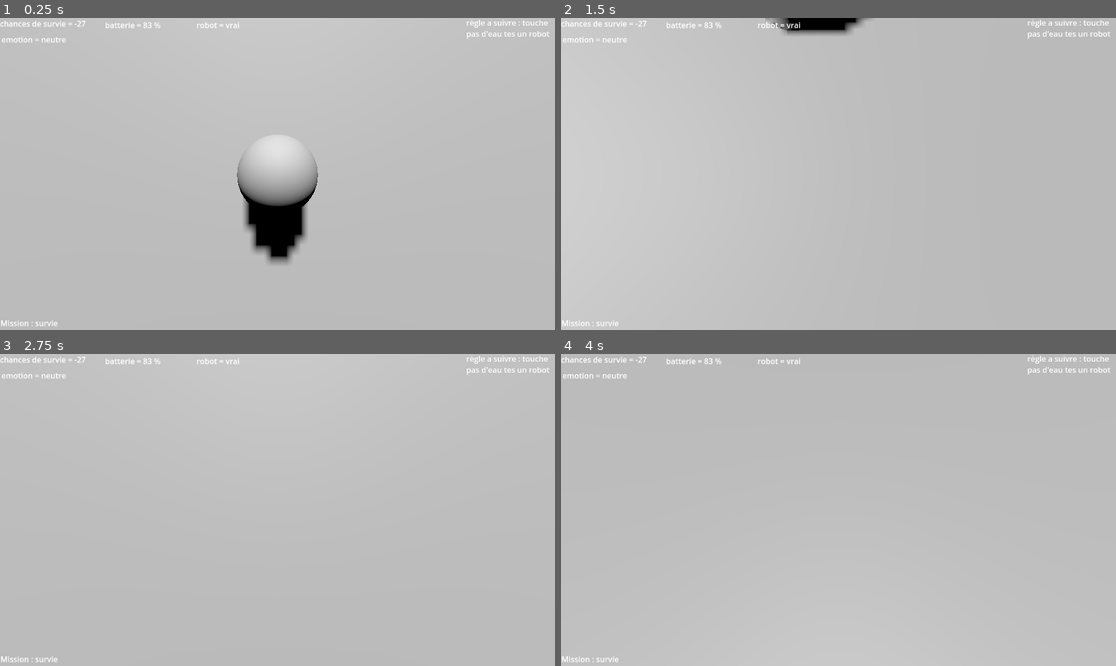
Above: before the commit, frames 1-4 (two rows, left to right).
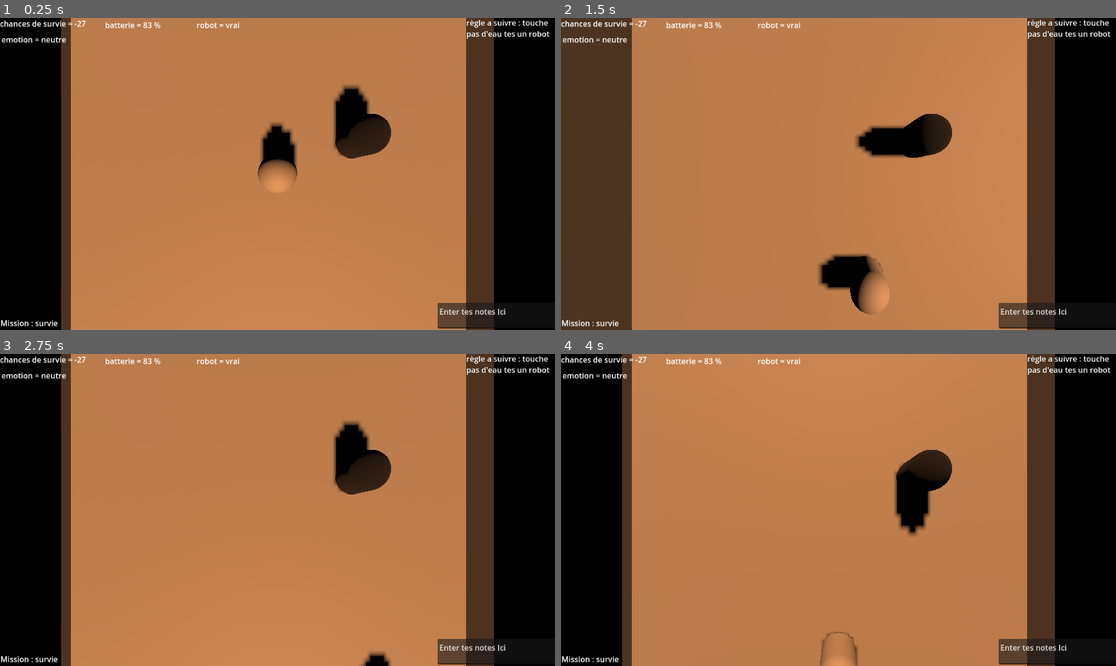
Above: after the commit, the same moments.

Repository: StudioXPEtudiant/25-26.QC.S.S2_Re_TV
Game: Godot game, scene res://Player.tscn
Two runs of this game, one before a commit and one after it. Both use one fixed random seed, a clock stepped at 60 frames per second and the inputs below. The project has no main scene, so this scene is started directly.
Inputs:
- Up to frame 1 (0.25 s): no input
- Up to frame 2 (1.5 s): hold S (J1right) 0.53-1.28 s; hold D (J1down) from 1.28 s (still down)
- Up to frame 3 (2.75 s): release D (J1down) at 2.03 s; hold S (J1right) from 2.03 s (still down)
- Up to frame 4 (4 s): release S (J1right) at 2.78 s; hold A (J1up) 2.78-3.53 s; tap Enter at 3.5 s; hold W (J1left) from 3.53 s (still down)

The runs differ from the first frame. In frame 1, 100% of the frame differs, in the area x 0-100%, y 0-100%; in frame 2, 100%; in frame 3, 100%; in frame 4, 100%.

Commit message:
Ajout de la couleur visier, ajout de tchoupi ( en proggres ) et ajout de la posibiliter d'ajouter des notes fait par les joueurs

Diff:
--- a/Player.tscn
+++ b/Player.tscn
@@ -1,6 +1,14 @@
-[gd_scene load_steps=7 format=3 uid="uid://c5mwoim0bhq54"]
+[gd_scene load_steps=11 format=3 uid="uid://c5mwoim0bhq54"]
 
 [ext_resource type="Script" uid="uid://bt11rndixbpak" path="res://Player-movement.gd" id="1_tdem5"]
+
+[sub_resource type="BoxMesh" id="BoxMesh_xhfnw"]
+
+[sub_resource type="StandardMaterial3D" id="StandardMaterial3D_kpjcp"]
+transparency = 1
+blend_mode = 3
+cull_mode = 1
+albedo_color = Color(0.807843, 0.498039, 0.282353, 0.231373)
 
 [sub_resource type="CapsuleShape3D" id="CapsuleShape3D_dshn4"]
 
@@ -15,10 +23,23 @@
 
 [sub_resource type="BoxMesh" id="BoxMesh_aaats"]
 
+[sub_resource type="CapsuleMesh" id="CapsuleMesh_xhfnw"]
+
+[sub_resource type="StandardMaterial3D" id="StandardMaterial3D_kne1u"]
+disable_ambient_light = true
+disable_fog = true
+albedo_color = Color(0, 0, 0, 1)
+
 [node name="Node3D" type="Node3D"]
 
 [node name="Camera3D" type="Camera3D" parent="."]
-transform = Transform3D(-1, 8.74228e-08, 3.82137e-15, 0, -4.37114e-08, 1, 8.74228e-08, 1, 4.37114e-08, -0.27794, 1.99483, 0.00553894)
+transform = Transform3D(1, 0, 0, 0, -4.37114e-08, 1, 0, -1, -4.37114e-08, -0.27794, 3.30479, 0.00553894)
+
+[node name="MeshInstance3D" type="MeshInstance3D" parent="Camera3D"]
+transform = Transform3D(2.22849, 0, 0, 0, 3.92693, 0, 0, 0, 0.40581, 0, 3.67872e-08, -0.843028)
+layers = 2
+mesh = SubResource("BoxMesh_xhfnw")
+surface_material_override/0 = SubResource("StandardMaterial3D_kpjcp")
 
 [node name="Player" type="RigidBody3D" parent="."]
 transform = Transform3D(0.5, 0, 0, 0, 0.5, 0, 0, 0, 0.5, -0.27794, 0.529606, 0)
@@ -36,10 +57,12 @@
 skeleton = NodePath("../..")
 
 [node name="DirectionalLight3D2" type="DirectionalLight3D" parent="Player"]
-transform = Transform3D(-2, -1.23635e-07, 1.23635e-07, 1.7477e-07, -1.4554, 1.37179, 5.16879e-09, 1.37179, 1.4554, 0, -0.0614711, 0.0438931)
+transform = Transform3D(-2, -1.23635e-07, 1.23635e-07, 1.7477e-07, -1.4554, 1.37179, 5.16879e-09, 1.37179, 1.4554, -0.00137615, -0.0614711, 0.0299828)
 light_energy = 2.5
 light_volumetric_fog_energy = 5.0
+light_cull_mask = 4294967293
 shadow_enabled = true
+shadow_transmittance_bias = -4.152
 
 [node name="StaticBody3D" type="StaticBody3D" parent="."]
 transform = Transform3D(1, 0, 0, 0, 1, 0, 0, 0, 1, -0.415619, -0.272705, -0.050293)
@@ -97,3 +120,15 @@
 offset_right = 208.0
 offset_bottom = 80.0
 text = "emotion = neutre"
+
+[node name="MeshInstance3D" type="MeshInstance3D" parent="."]
+transform = Transform3D(0.5, 0, 0, 0, 0.5, 0, 0, 0, 0.5, 0.843126, 0.539183, -0.481854)
+mesh = SubResource("CapsuleMesh_xhfnw")
+surface_material_override/0 = SubResource("StandardMaterial3D_kne1u")
+
+[node name="TextEdit" type="TextEdit" parent="."]
+offset_left = 908.0
+offset_top = 592.0
+offset_right = 1152.0
+offset_bottom = 645.0
+text = "Enter tes notes Ici"
